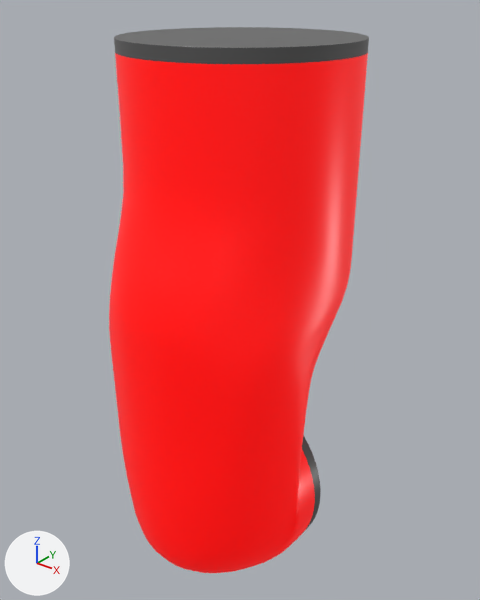
A saved change to the COLLADA model samples/ahl_red_arm_description/meshes/arm/link4.dae.
Both versions are drawn from a 50 mm lens placed at (0.169, -0.213, 0.22), pointed at (-0.003, 0.003, 0.086). Lighting does not change. The marker at lower left points along +X, +Y and +Z.

Names of what the first picture shows: 'Link04'.
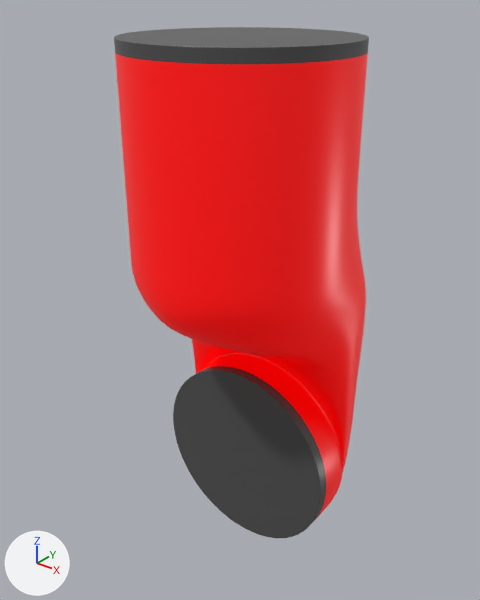
Changed parts and their boxes (x1, y1, x2, y2) in the pictures (480 x 600 px):
'Link04', recoloured, turned
    before: (109, 27, 369, 573)
    after: (114, 27, 369, 538)

The change in detail:
In material 'ArmColor004' (mat_armcolor004), emission_color goes from (0.5, 0.0, 0.0) (red #bc0000) to (0.3, 0.0, 0.0) (red #950000).
Object 'Link04' (ob_link04) turns from (0, 0, 180) to (0, 0, 0) degrees about x, y and z.
